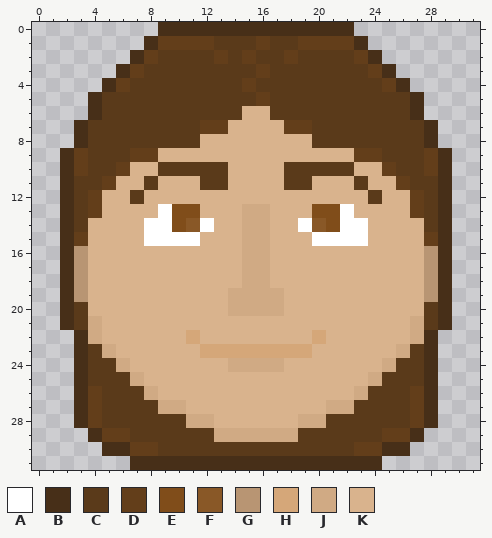
Two versions of one pixel-art sprite, Assets/Sprites/UI/claudia.png. The picture above is the old version.
The file is 32x32 pixels. Colours within 5 levels of each other are drawn and written as one.
Palette (. is transparent): A #ffffff  B #472f18  C #5a3a1a  D #633e1a  E #804d1a  F #895827  G #b89573  H #d5a779  J #d0aa84  K #d9b38d
Pixels before, first column x 2:
 0 .......BBBBBBBBBBBBBB.......
 1 ......BDDDDCCCDCCDDDDB......
 2 .....BDCCCCDCDCCDCCCCDB.....
 3 ....BDCCCCCCCCDCCCCCCCDB....
 4 ...BDCCCCCCCCDCCCCCCCCCDB...
 5 ..BCCCCCCCCCCCDCCCCCCCCCCB..
 6 ..BCCCCCCCCCCKKCCCCCCCCCCB..
 7 .BCCCCCCCCDDKKKKDDCCCCCCCCB.
 8 .BCCCCCCCCKKKKKKKKCCCCCCCCB.
 9 BDCCCDDKKKKKKKKKKKKKKDDCCCDB
10 BDCCDKKCCCCCKKKKCCCCCKKDCCDB
11 BCCDKKCKKKCCKKKKCCKKKCKKDCCB
12 BCDKKCKKKKKKKKKKKKKKKKCKKDCB
13 BCDKKKKAEEKKKJJKKKEEAKKKKDCB
14 BCKKKKAAEFAKKJJKKAFEAAKKKKCB
15 BDKKKKAAAAKKKJJKKKAAAAKKKKDB
16 BGKKKKKKKKKKKJJKKKKKKKKKKKGB
17 BGKKKKKKKKKKKJJKKKKKKKKKKKGB
18 BGKKKKKKKKKKKJJKKKKKKKKKKKGB
19 BGKKKKKKKKKKJJJJKKKKKKKKKKGB
20 BCKKKKKKKKKKJJJJKKKKKKKKKKCB
21 BCJKKKKKKKKKKKKKKKKKKKKKKJCB
22 .BJKKKKKKHKKKKKKKKHKKKKKKJB.
23 .BCJKKKKKKHHHHHHHHKKKKKKJCB.
24 .BCCJKKKKKKKJJJJKKKKKKKJCCB.
25 .BCCCJKKKKKKKKKKKKKKKKJCCCB.
26 .BDCCCJKKKKKKKKKKKKKKJCCCDB.
27 .BDCCCCJJKKKKKKKKKKJJCCCCDB.
28 .BDCCCCCCJJKKKKKKJJCCCCCCDB.
29 ..BDDCCCCCCJJJJJJCCCCCCDDB..
30 ...BBDDCCCCCCCCCCCCCCDDBB...
31 .....BBBBBBBBBBBBBBBBBB.....
The same view after the edit:
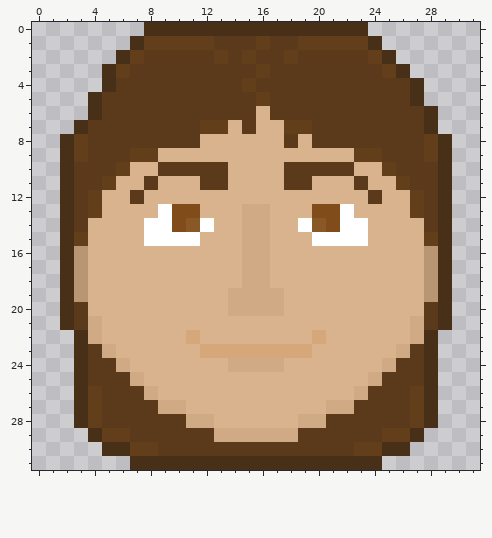
From old to new:
{"y":0,"x":8,"old":".","new":"B"}
{"y":0,"x":23,"old":".","new":"B"}
{"y":1,"x":7,"old":".B","new":"BD"}
{"y":1,"x":23,"old":"B.","new":"DB"}
{"y":2,"x":6,"old":".BD","new":"BDC"}
{"y":2,"x":23,"old":"DB.","new":"CDB"}
{"y":3,"x":5,"old":".BD","new":"BDC"}
{"y":3,"x":24,"old":"DB.","new":"CDB"}
{"y":4,"x":6,"old":"D","new":"C"}
{"y":4,"x":25,"old":"DB.","new":"CCB"}
{"y":6,"x":15,"old":"K","new":"C"}
{"y":6,"x":27,"old":"B.","new":"CB"}
{"y":7,"x":15,"old":"K","new":"C"}
{"y":8,"x":2,"old":".B","new":"BD"}
{"y":8,"x":18,"old":"K","new":"C"}
{"y":8,"x":28,"old":"B.","new":"DB"}
{"y":10,"x":3,"old":"D","new":"C"}
{"y":10,"x":28,"old":"D","new":"C"}
